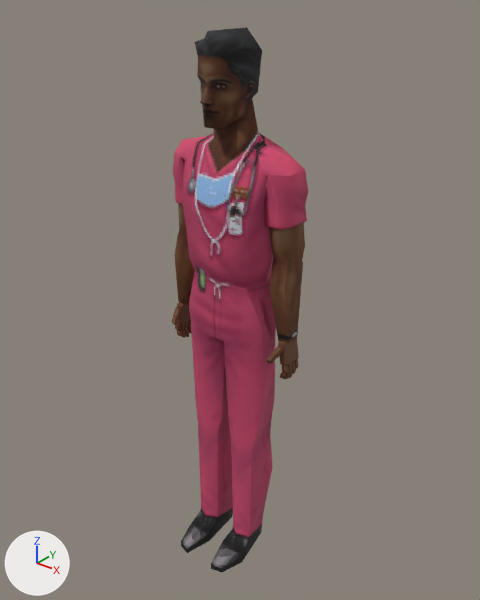
What one commit did to the glTF model assets/models/actors/npc_raka.glb.
Both versions are drawn from a 50 mm camera at (4.199, -1.459, 1.871) aimed at (3.015, 0.021, 0.954). Every picture has the same lights, and +X, +Y and +Z are marked at lower left. The picture after the commit comes second. Where no turn or scale is listed for an object, it has been applied to the vertices.

The first picture shows 'npc_raka_body', 'npc_raka_hand_L', 'npc_raka_head' and 1 more.
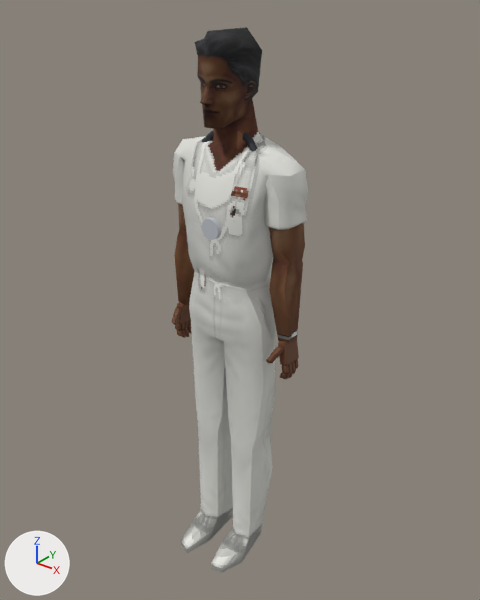
The newer file is also turned or shifted as a whole; pictures and numbers use the older file's frame.

Changed parts and their boxes (x1, y1, x2, y2) in the pictures (480 x 600 px):
```json
{"object": "npc_raka_body", "change": "recoloured", "before": [173, 129, 308, 572], "after": [173, 129, 308, 572], "on screen": "red to grey"}
{"object": "Cylinder", "change": "added", "after": [201, 218, 222, 240]}
{"object": "Torus", "change": "added", "after": [201, 130, 257, 151], "on screen": "mostly hidden"}
```

The change, as JSON lines over the scene's bpy script:
```json
{"op": "add", "block": "img_raka_jas_dokter", "code": ["img_raka_jas_dokter = load_image('raka_jas_dokter', '_unpacked/raka_jas_dokter', 256, 256, 'sRGB')"]}
{"op": "add", "block": "mat_m_npc_raka_body_001", "code": ["mat_m_npc_raka_body_001 = principled_material('M_npc_raka_body.001')", "mat_m_npc_raka_body_001.texture = img_raka_jas_dokter", "mat_m_npc_raka_body_001.roughness = 0.85"]}
{"op": "add", "block": "mat_stetoskop", "code": ["mat_stetoskop = principled_material('stetoskop')", "mat_stetoskop.base_color = (0.0212, 0.0252, 0.0343)  # dark grey #282c34", "mat_stetoskop.roughness = 0.75"]}
{"op": "add", "block": "mat_stetoskop_kepala", "code": ["mat_stetoskop_kepala = principled_material('stetoskop_kepala')", "mat_stetoskop_kepala.base_color = (0.515, 0.539, 0.578)  # light grey #bec2c8", "mat_stetoskop_kepala.roughness = 0.75"]}
{"block": "me_npc_raka_body", "where": "me_npc_raka_body.from_pydata(...)  # 255 vertices, 506 faces; spans x -0.24..0.23, y -0.2..0.12, z 0.0..1.6"}
{"op": "remove", "block": "me_npc_raka_body", "code": "me_npc_raka_body.materials.append(mat_m_npc_raka_body)  # picture img_npc_raka_body"}
{"op": "add", "block": "me_npc_raka_body", "code": "me_npc_raka_body.materials.append(mat_m_npc_raka_body_001)  # picture img_raka_jas_dokter"}
{"op": "add", "block": "me_torus", "code": ["me_torus = bpy.data.meshes.new('Torus')", "me_torus.from_pydata(...)  # 160 vertices, 320 faces; spans x -0.121..0.121, y -0.078..0.018, z 1.269..1.496", "me_torus.materials.append(mat_stetoskop)  # dark grey #282c34"]}
{"op": "add", "block": "me_cylinder", "code": ["me_cylinder = bpy.data.meshes.new('Cylinder')", "me_cylinder.from_pydata(...)  # a 16-sided cylinder along y spanning x 0.03..0.09, y -0.1675..-0.1525, z 1.2222..1.2822", "me_cylinder.materials.append(mat_stetoskop_kepala)  # light grey #bec2c8"]}
{"op": "add", "block": "ob_torus", "code": ["ob_torus = bpy.data.objects.new('Torus', me_torus)", "ob_torus.location = (3.0, 0.0, 0.0)"]}
{"op": "add", "block": "ob_cylinder", "code": ["ob_cylinder = bpy.data.objects.new('Cylinder', me_cylinder)", "ob_cylinder.location = (3.0, 0.0, 0.0)"]}
```
